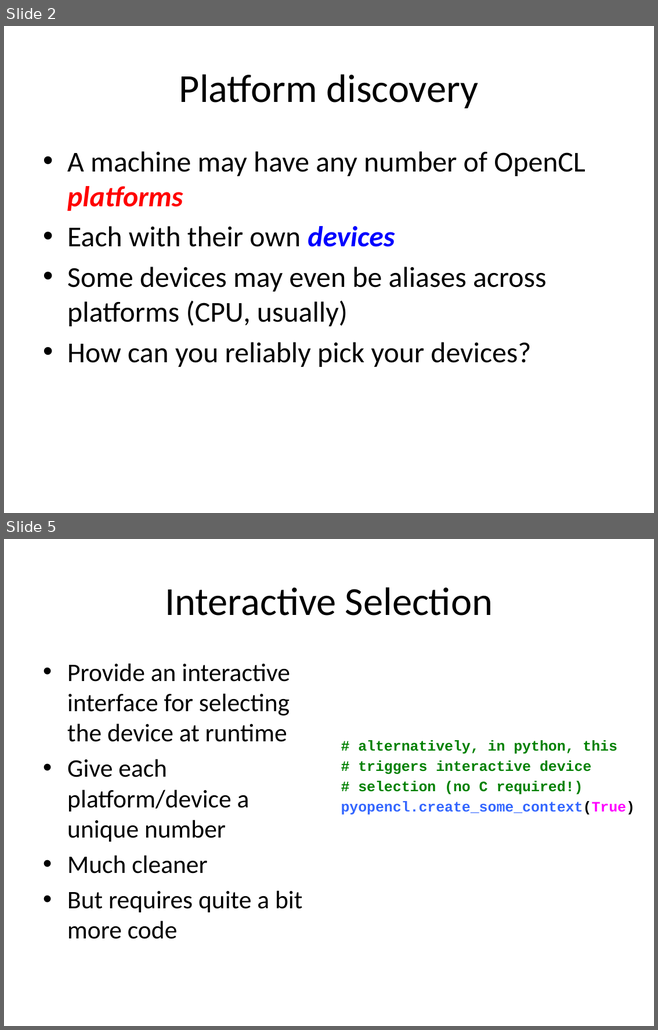
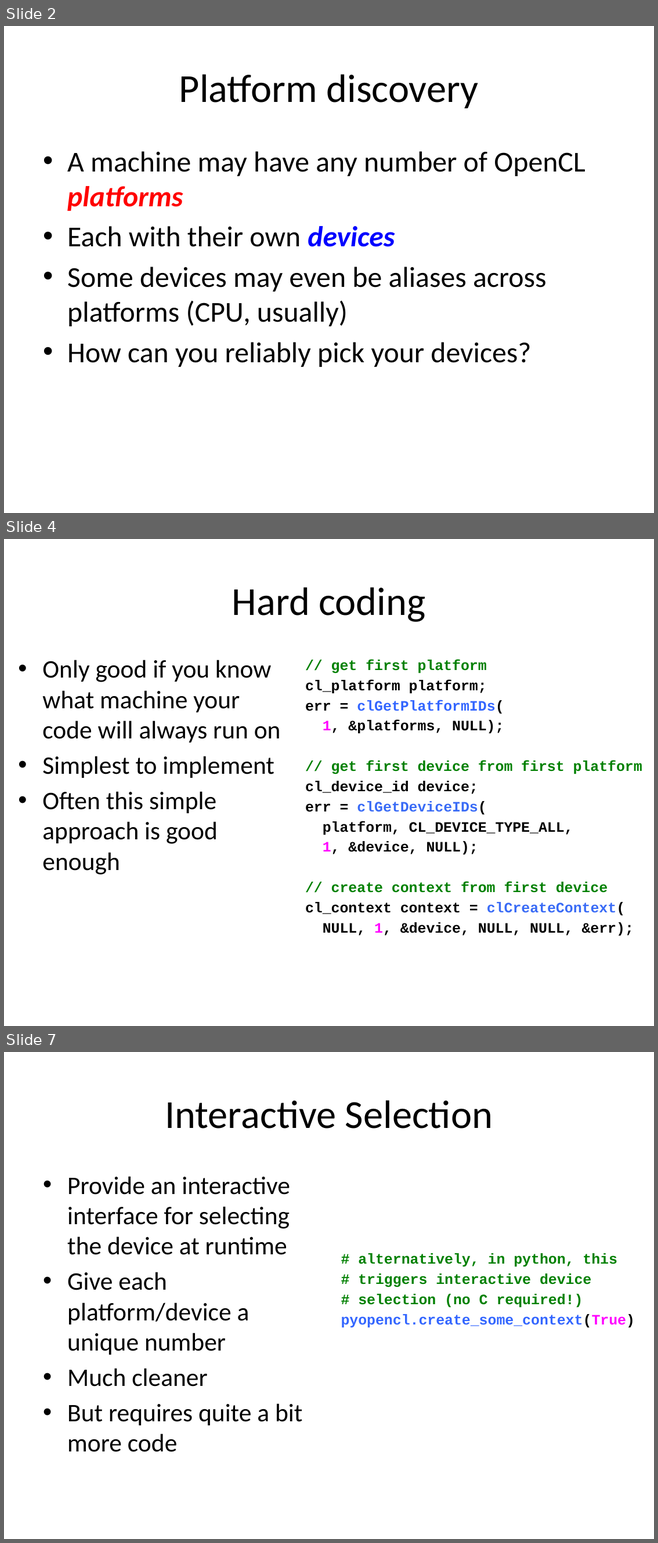
Before and after one commit to UoB-HPC/opencl-training-slides, a slide deck: advanced_part1.pptx. Shown one above the other, each under a label of ours: slides 2 and 5 before the commit, slides 2, 4 and 7 after it; the slides between them are not shown. The pictures are 658x1030 and 658x1543 pixels, drawn with LibreOffice and Linux fonts; fonts in the diff are those of the drawing. Boxes give left, top, right and bottom in pixels: in the first picture for what was removed or moved away, otherwise in the second. Text is boxed around its words. In the diff, an @@ line names an element or a change of style, - is before the commit and + after.

```diff
--- a/advanced_part1.pptx
+++ b/advanced_part1.pptx
@@ slide 4 added at (4,539,654,1026), background #FFFFFF @@
@@ title added at (232,587,426,622), 44 pt, text #000000 @@
+Hard coding
@@ text added at (42,660,281,875), 28 pt, text #000000 @@
+• Only good if you know what machine your code will always run on
+• Simplest to implement
+• Often this simple approach is good enough
@@ text added at (305,660,642,936), 16 pt, text #000000, bold @@
+// get first platform
+cl_platform platform;
+err = clGetPlatformIDs(
+1, &platforms, NULL);
+// get first device from first platform
+cl_device_id device;
+err = clGetDeviceIDs(
+platform, CL_DEVICE_TYPE_ALL,
+1, &device, NULL);
+// create context from first device
+cl_context context = clCreateContext(
+NULL, 1, &device, NULL, NULL, &err);
@@ what was slide 5 is now slide 7 @@
```
Also in this commit, not shown: 6 slides changed, 4 other slides added.
